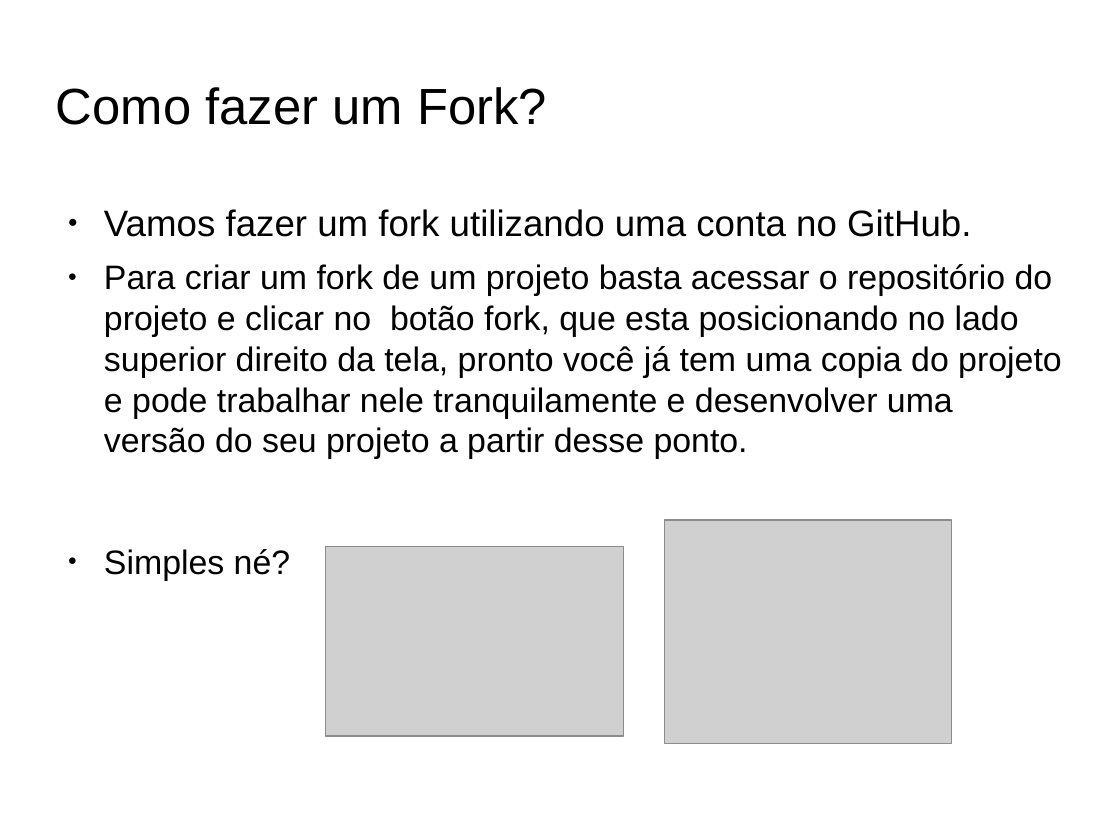
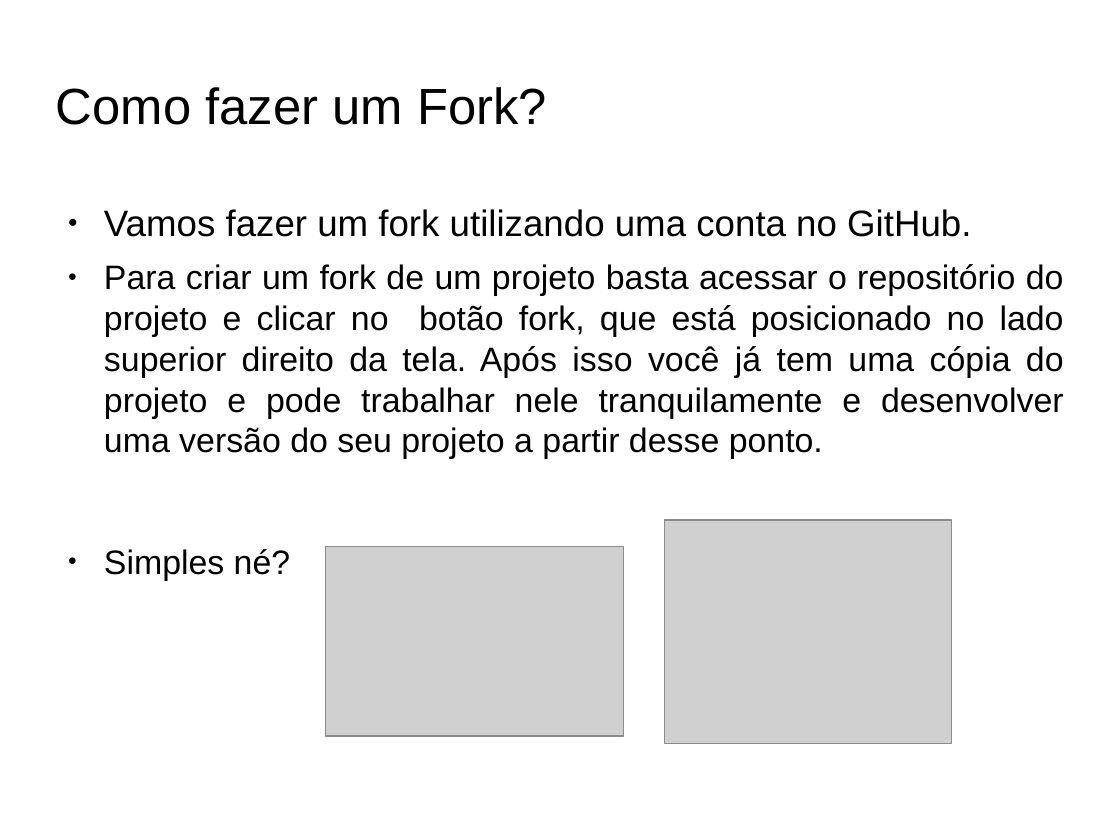
Before and after one commit to fabioads/apresentacao-git, a slide deck: slide 13 of Aprensentacao-GitHub.odp. Drawn at 1120x840 pixels with LibreOffice and Linux fonts; fonts in the diff are those of the drawing; grey boxes stand for pictures; background and template pictures are left out. Boxes give left, top, right and bottom in pixels: in the first picture for what was removed or moved away, otherwise in the second. Text is boxed around its words. In the diff, an @@ line names an element or a change of style, - is before the commit and + after.

```diff
--- a/Aprensentacao-GitHub.odp
+++ b/Aprensentacao-GitHub.odp
@@ text at (104, 264, 1064, 459): text changed @@
-● Para criar um fork de um projeto basta acessar o repositório do projeto e clicar no botão fork, que esta posicionando no lado superior direito da tela, pronto você já tem uma copia do projeto e pode trabalhar nele tranquilamente e desenvolver uma versão do seu projeto a partir desse ponto.
+● Para criar um fork de um projeto basta acessar o repositório do projeto e clicar no botão fork, que está posicionado no lado superior direito da tela. Após isso você já tem uma cópia do projeto e pode trabalhar nele tranquilamente e desenvolver uma versão do seu projeto a partir desse ponto.
```
Also in this commit, not shown: 19 other slides changed.
